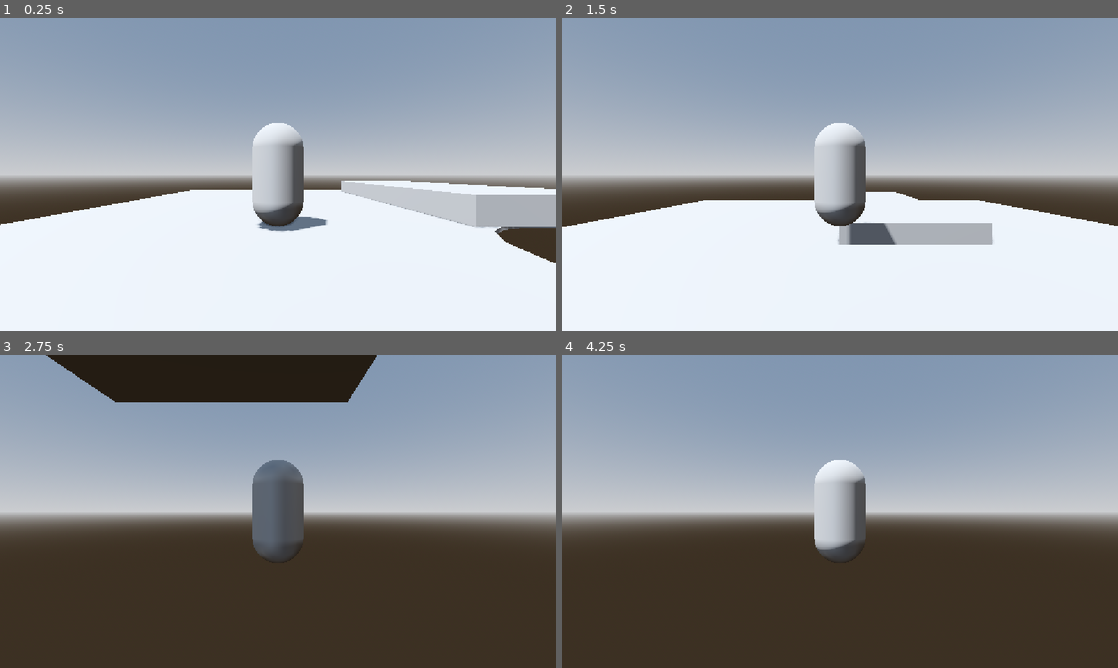
Above: before the commit, frames 1-4 (two rows, left to right).
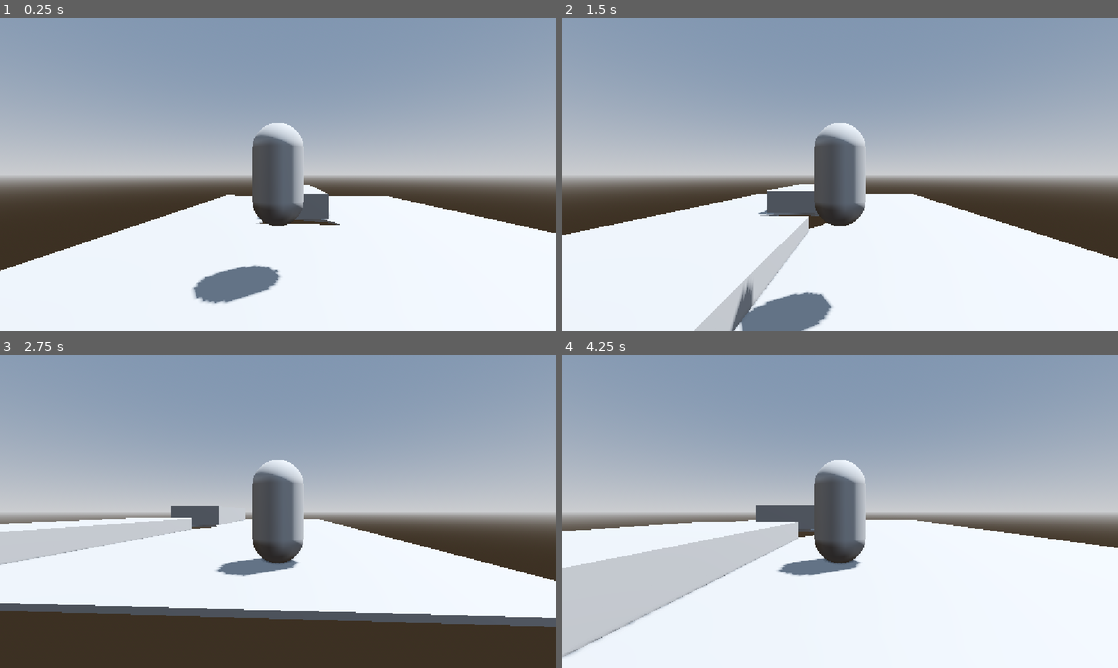
Above: after the commit, the same moments.

Repository: Spliteee/Pillow-King
Game: Godot game, scene res://Maps/TestMap.tscn
The game is run twice, just before and just after one commit, with the same random seed, the same clock (stepped at 60 frames per second) and the same inputs.
Inputs:
- Up to frame 1 (0.25 s): no input
- Up to frame 2 (1.5 s): hold D (move_right) 0.53-1.28 s; tap Space (jump) at 0.77 s; hold S (move_backward) from 1.28 s (still down)
- Up to frame 3 (2.75 s): tap Space (jump) at 1.52 s; release S (move_backward) at 2.03 s; hold D (move_right) from 2.03 s (still down)
- Up to frame 4 (4.25 s): release D (move_right) at 2.78 s; hold W (move_forward) 2.78-3.53 s; tap Space (jump) at 3.02, 3.77 s; hold A (move_left) from 3.53 s (still down)

The runs differ from the first frame. In frame 1, 13% of the frame differs, in the area x 0-100%, y 34-92%; in frame 2, 11%; in frame 3, 36%; in frame 4, 47%, in the area x 0-100%, y 34-100%.

Commit message:
Update TestMap.tscn

Diff:
--- a/Maps/TestMap.tscn
+++ b/Maps/TestMap.tscn
@@ -28,7 +28,7 @@
 sides = 19
 
 [node name="CharacterBody3D" parent="." unique_id=1557324044 instance=ExtResource("1_jy3yd")]
-transform = Transform3D(1, 0, 0, 0, 1, 0, 0, 0, 1, -2.6327212, 1.0302739, 3.033188)
+transform = Transform3D(-0.9984757, 0, -0.055193886, 0, 1, 0, 0.055193886, 0, -0.9984757, 3.3402843, 2.857152, -0.6071174)
 
 [node name="Sky" parent="." unique_id=892737542 instance=ExtResource("2_6l4mb")]
 transform = Transform3D(1, 0, 0, 0, 1, 0, 0, 0, 1, 2.4187517, 0, -9.876967)
